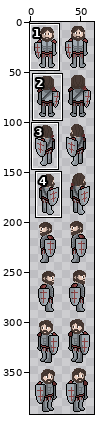
Sprite sheet: Sprite Sheets/CharacterAnimationSheets/Tank/Tank_Idle.PNG. Above, an overview of the earlier version with the close-up marked.
Close-up. The starting point:
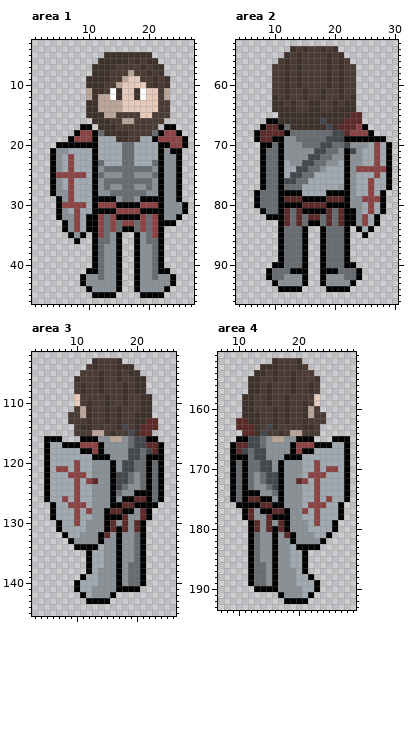
The file is 63x392 pixels. Pixels under 10% opacity are left out. Colours within 5 levels of each other are drawn and written as one. Shown: area 1: x 1..27, y 3..46; area 2: x 4..30, y 53..96; area 3: x 3..26, y 102..145; area 4: x 7..29, y 151..193. The old version is drawn lined up with the new one, on the new canvas. The commit also changed other parts of the picture, which this record leaves out.
The same view after the edit:
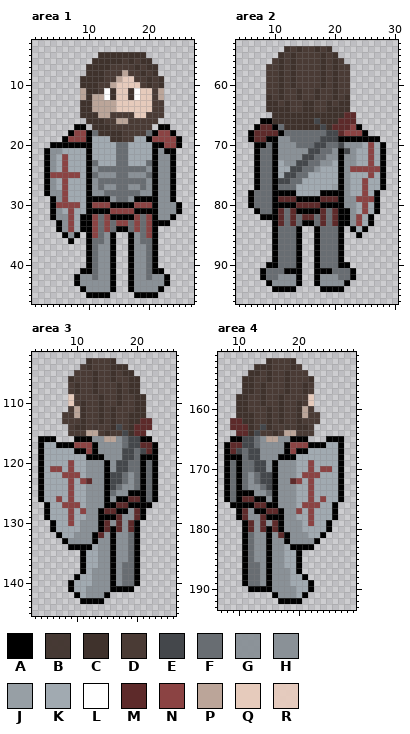
Palette (. is transparent): A #000000  B #3f322cf3  C #3f322c  D #4a3b35  E #44474b  F #686d72  G #8a9197f8  H #8a9197  J #979fa5  K #a1aab1  L #fefefe  M #5d2a2a  N #8b4343  P #bba599  Q #e6cbbc  R #e6cbbdf2
Difference:
canvas 63x392 -> 64x392, the old top-left corner now at 1,0
Changed rows in their new state; - is an unchanged pixel.
Area 1:
first column x 3:
 5 ---------C-------.------
 6 --------C----DCDC-.-----
 7 -------C---D---CDC-.----
 8 -------C--D--PD-CDC.----
 9 ------C---D-PQRD-CDC.---
10 ------C--D-PQ---DCDC.---
11 ------PC-DLCQ-CLQ-DP.---
12 ------PCP-LCQ-CLQ-DP.---
13 ------C-P---Q-----D-.---
14 ------C-P---Q-----D-.---
15 ------C--P-D---Q-D--.---
16 -------C--D-P-D----.----
17 -----A-.C--D------.A-.--
18 ----AN-AFC---D---FAN-A.-
19 ---AN--AK--C-D-K-AN---A.
20 -A------K---F-K---A-N-A.
21 AH-K---AK---F-K---AHA-.-
22 AHKNK--AK---F-K---AH-A.-
23 AHKNK--AFK--F-K--FAH-A.-
24 AHKNK--AHF-------HAH-A.-
25 AN----KAFH--F-H--FAH-A.-
26 AHKNK--AHF-------HAH-A.-
27 AHKNK--AGFH-F-H-FHAH-A.-
28 AH-NK--AH-F-----H-AH-A.-
29 -AHNK--A---HF-HA---H-A.-
30 -AN---KAN--A---N--AH--A.
31 -AHKNK-A---N---A---H--A.
32 -AH-NKA-NFNA---NFNAH-A.-
33 --AHNKA-NFNFN-FNFNA--.--
34 --AHNKA-NFNFA-FNFNA.----
35 ---AHA.ANFHA.-AHFNA.----
36 ----A.-AF-HA.-AHF-A.----
37 -------AFH-A.-AH-FA.----
38 -------AFH-A.-AH-FA.----
39 -------AFH-A.-AH-FA.----
40 -------AFH-A.-AH-FA.----
41 ------A-FH-A.-AH-FA-.---
42 -----AH-FH-A.-AH-FH-A.--
43 -----AH----A.-AH----A.--
44 ------AH---A.-AH---A.---
45 -------A---.---A---.----
Area 2:
first column x 6:
54 ------CDCD-CDC.---------
55 -----CDCD---CDC.--------
56 ----DCDCD---CDCD.-------
57 ---D-CDCD---CDCD-.------
58 ---D-CDCD---CDCD-.------
59 ---D-CDCD---CDCD-.------
60 ---D-CDCD---CDCD-.------
61 ---D-CD-CD-CD-CD-.------
62 ---CDCD-CD-CD-CDC.------
63 ---C-DCD-C-D-CDC-.------
64 ---C---D-C-D-C---.------
65 ----C-----------M-.-----
66 --A-C------EC--M--.-----
67 -AM-AFC-----ECM--NA.----
68 AM---AF------E-MN--A.---
69 AM-A-H-F----E--A------.-
70 -A-FAH--F--E-F-EH--KNKA.
71 -AF-AH----E-F-HAEHK-NKA.
72 -AF-AH---E-F-H-AH-K-NKA.
73 -AF-AKH-E-F-H-KAH-K-NKA.
74 -AF-AK-E-F-HK--AHN----A.
75 -AF-AKE-F-K----AHK--NKA.
76 -AF-AE-F-K-----AHK-NK-A.
77 -AF-AF--K-----JAHK-NK-A.
78 AF--A---K---A---HK-NKA.-
79 AF--AM--A---M--AH-N--A.-
80 AF--A---M---A---H-KNKA.-
81 -AF-AMFMA---MFMA-HKNKA.-
82 --A--MFMFM-FMFMA-HNKA.--
83 ----AMFMFA-FMFMA-HNKA.--
84 ----AF--A.-AF--A.AKA.---
85 ----AF--A.-AF--A.-A.----
86 ----AF--A.-AF--A.-------
87 ----AF--A.-AF--A.-------
88 ----AF--A.-AF--A.-------
89 ----AF--A.-AF--A.-------
90 ---A-F--A.-AF--A-.------
91 --AF--A--.-A--F--A.-----
92 --AF-H--A.-AH--F-A.-----
93 ---AH---A.-AH---A.------
94 ----A---.---A---.-------
Area 3:
first column x 4:
103 --------CD--C.-------
104 -------DCD--C--.-----
105 ------D--CD-CDC-.----
106 -----CD--CD-CD-C-.---
107 -----DCD-CD--CDC-.---
108 -----DCD-CD--CDC-.---
109 -----QD---CD-CD-C-.--
110 -----QDCD-CD-CD-C-.--
111 -----DPCD-CDCD--C-.--
112 ----D-PCD-CDCD-C--.--
113 ----D--CD-CDCD-C-M-.-
114 -----DC-DBD-CEDCM--.-
115 -----D--P-DCD-ECM-.--
116 A--.--A--H-P-HFE-A-.-
117 AK-A--N--AH---FE-M-A.
118 AK----A-NAH---E-FEMA.
119 AK------A--H--E-FA--.
120 AK---NK-H--AHE-F-AFA.
121 AKN-KNK-H--AHE-F-AFA.
122 AK--N--KH--AE-FHFAFA.
123 AK---NKNMH-AE-FHFAFA.
124 AK---NK-H--AEFH-FAFA.
125 AK---NK-H--AFH-A--FA.
126 AK-NKNK-H--AHA-M-AFA.
127 -AK-N--KH--A-M-A---.-
128 -AK--NKNH-AM-A-HMA.--
129 -AK--NK-H-A--MH-MA.--
130 --AK-NKH--AMHMHMA.---
131 --AK---H--AMAMHMA.---
132 ---AK-H--AMHAH-FA.---
133 ----AH---AH-AH-FA.---
134 -----A---KH-AH-FA.---
135 -------AK-H-AH-FA.---
136 -------AK-H-AH-FA.---
137 -------AK-H-AHF-A.---
138 -------AKH--AHF-A.---
139 ------AK-H--AHF-A.---
140 -----AK--H--AHF-A.---
141 -----AK-H---A---.----
142 ------AKH--A.--------
143 -------A---.---------
Area 4:
first column x 8:
152 -------CD--C.--------
153 -----C--D--CD.-------
154 ----C-DCD-CD--.------
155 ---C-D-CD-CD--C.-----
156 ---C-DCD--CD-CD.-----
157 ---C-DCD--CD-CD.-----
158 --C-D-CD-CD---Q.-----
159 --C-D-CD-CD-CDQ.-----
160 --C-D--CDCD-CPD.-----
161 --C--D-CDCD-CPD-.----
162 -M-C-D-CDCD-CD--.----
163 -M--CDECD-BDC-D.-----
164 --M-CED-CDP-D--.-----
165 -A-E-FHP-H-A--.--A--.
166 AM-E-FH---AN--A--K-A.
167 AMEFE-H---ANA-K----A.
168 A--FE-H--A--K------A.
169 AFAF-E-HAH--K-NK---A.
170 AFAF-E-HAH--K-NKN-KA.
171 AFAFHFE-AH--KN--K--A.
172 AFAFHFE-AH-MNKNK---A.
173 AFAFH-FEAH--K-NK---A.
174 AFA--H-FAH--K-NK---A.
175 AFAM-A-HAH--K-NKNK-A.
176 -A---M-A-H--KN--K-A.-
177 --AMHA-M-AH-NKNK--A.-
178 --AMH-MA--H-K-NK--A.-
179 ---AMHMHMAH--KNK-A.--
180 ---AMHMAMAH--K---A.--
181 ---AFH-AHMAH--K-A.---
182 ---AFH-AH-AH---A.----
183 ---AFH-AH-KA---.-----
184 ---AFH-AH-K-A.-------
185 ---AFH-AH-K-A.-------
186 ---AF-HAH-K-A.-------
187 ---AF-HAH--KA.-------
188 ---AF-HAH--K-A.------
189 ---AF-HAH--K--A.-----
190 ----A---H---K-A.-----
191 --------AH--KA.------
192 ---------A---.-------
